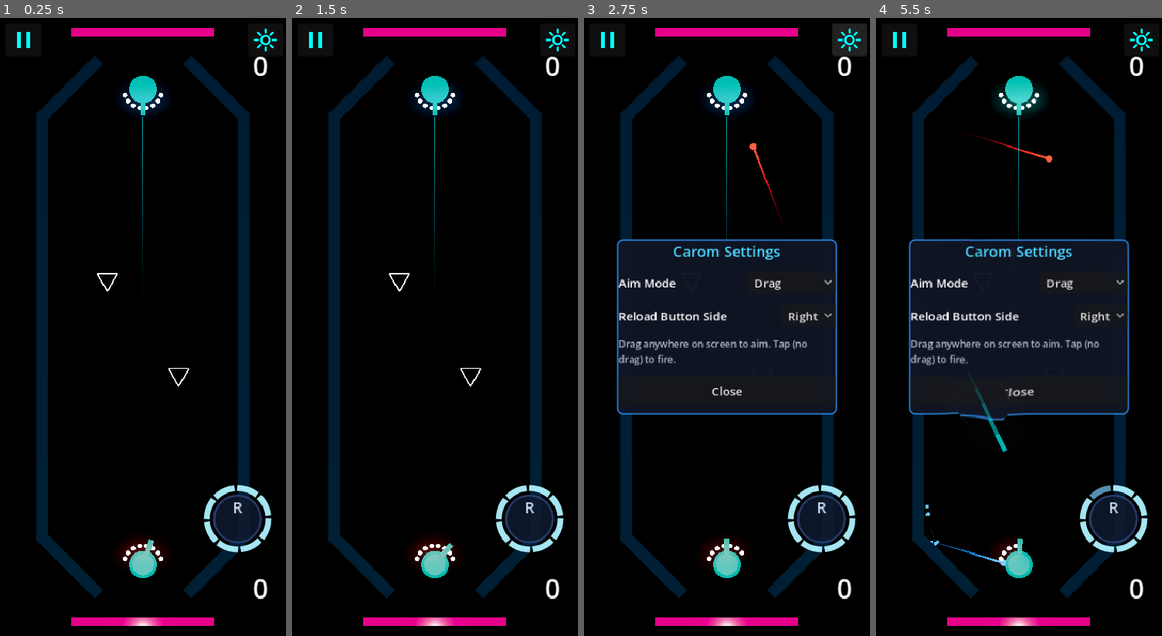
Above: before the commit, frames 1-4 (left to right).
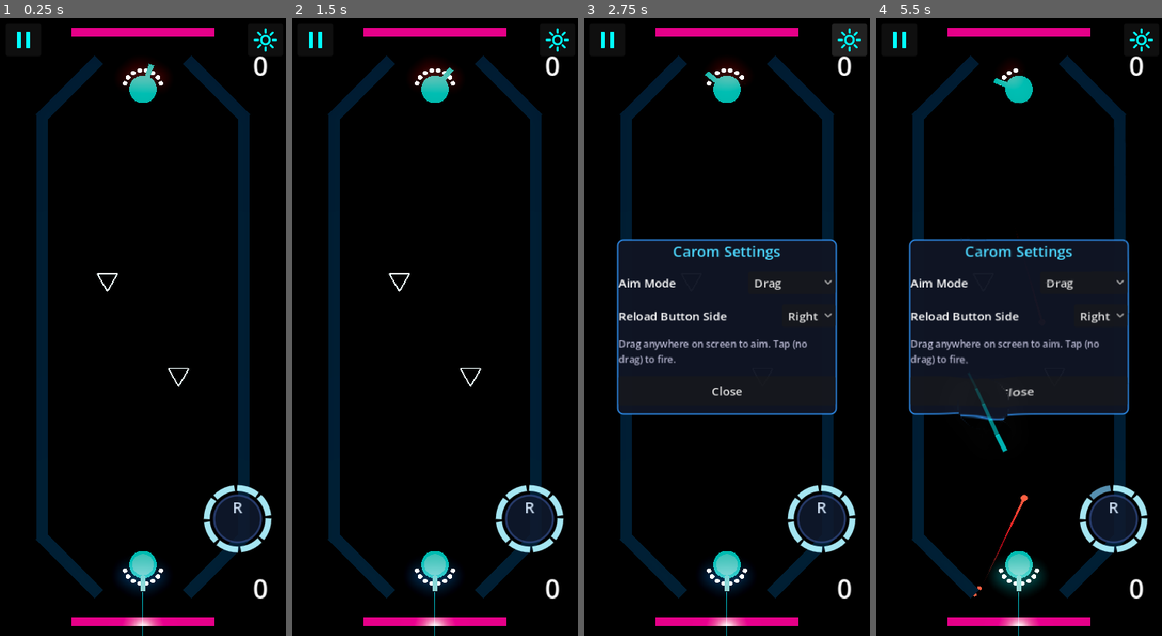
Above: after the commit, the same moments.

Repository: mchambers-mojang/sweet-vinegar-games
Game: Godot game, scene res://carom/scenes/carom_arena.tscn
Two runs of this game, one before a commit and one after it. Both use one fixed random seed, a clock stepped at 60 frames per second and the inputs below. This scene is started directly instead of the project's main scene.
Inputs (mouse positions are in pixels of both pictures, inside the frame that each line leads up to):
- Up to frame 1 (0.25 s): no input
- Up to frame 2 (1.5 s): click (314, 42) at 0.5 s; click "Resume" at 1.25 s
- Up to frame 3 (2.75 s): click (849, 42) at 2 s
- Up to frame 4 (5.5 s): click "Drag" at 2.75 s; click "Right" at 3.5 s; tap Enter (ui_accept) at 4.25 s; drag from (1113, 518) to (1047, 191) at 4.27 s; drag from (961, 357) to (1004, 450) at 5.02 s

The runs differ from the first frame. In frame 1, 2.1% of the frame differs, in the area x 41-59%, y 7-100%; in frame 2, 2.1%; in frame 3, 2.0%; in frame 4, 2.0%.

Commit message:
fix(carom): rename arena nodes so south=bottom, north=top
Swapped node names in carom_arena.tscn so naming matches visual:
- SouthGoal/SouthTurretSpawn = Z=22-24 (bottom of screen, player)
- NorthGoal/NorthTurretSpawn = Z=-0.4-2 (top of screen, AI)
No gameplay changes — just corrected confusing naming.

Co-authored-by: Copilot <223556219+Copilot@users.noreply.github.com>

Diff:
--- a/carom/scenes/carom_arena.tscn
+++ b/carom/scenes/carom_arena.tscn
@@ -188,39 +188,39 @@
 material_override = SubResource("12")
 
 ; --- Goal zones (wide openings at each short end, behind the play area) ---
-[node name="SouthGoal" type="Area3D" parent="."]
+[node name="NorthGoal" type="Area3D" parent="."]
 position = Vector3(0, 0.6, -0.4)
 collision_layer = 0
 collision_mask = 12
 monitoring = true
 
-[node name="CollisionShape3D" type="CollisionShape3D" parent="SouthGoal"]
+[node name="CollisionShape3D" type="CollisionShape3D" parent="NorthGoal"]
 shape = SubResource("7")
 
-[node name="MeshInstance3D" type="MeshInstance3D" parent="SouthGoal"]
+[node name="MeshInstance3D" type="MeshInstance3D" parent="NorthGoal"]
 mesh = SubResource("8")
 material_override = SubResource("13")
 
-[node name="NorthGoal" type="Area3D" parent="."]
+[node name="SouthGoal" type="Area3D" parent="."]
 position = Vector3(0, 0.6, 24.4)
 collision_layer = 0
 collision_mask = 12
 monitoring = true
 
-[node name="CollisionShape3D" type="CollisionShape3D" parent="NorthGoal"]
+[node name="CollisionShape3D" type="CollisionShape3D" parent="SouthGoal"]
 shape = SubResource("7")
 
-[node name="MeshInstance3D" type="MeshInstance3D" parent="NorthGoal"]
+[node name="MeshInstance3D" type="MeshInstance3D" parent="SouthGoal"]
 mesh = SubResource("8")
 material_override = SubResource("13")
 
 ; --- Spawn markers ---
 [node name="SpawnMarkers" type="Node3D" parent="."]
 
+[node name="NorthTurretSpawn" type="Marker3D" parent="SpawnMarkers"]
+position = Vector3(0, 0, 2)
+
 [node name="SouthTurretSpawn" type="Marker3D" parent="SpawnMarkers"]
-position = Vector3(0, 0, 2)
-
-[node name="NorthTurretSpawn" type="Marker3D" parent="SpawnMarkers"]
 position = Vector3(0, 0, 22)
 
 [node name="PuckSpawn" type="Marker3D" parent="SpawnMarkers"]
